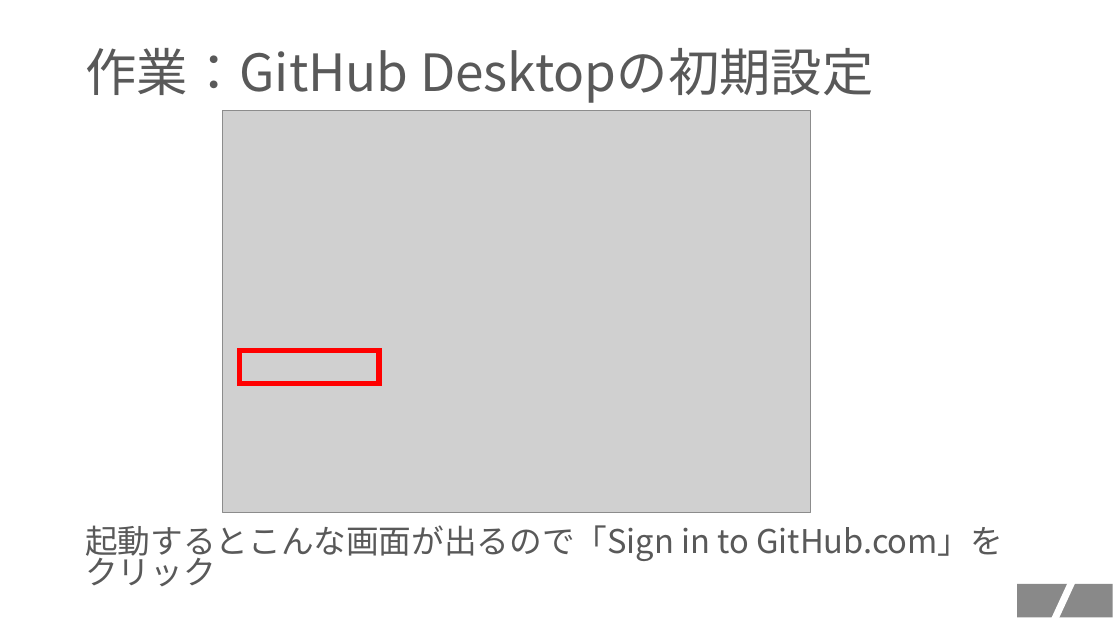
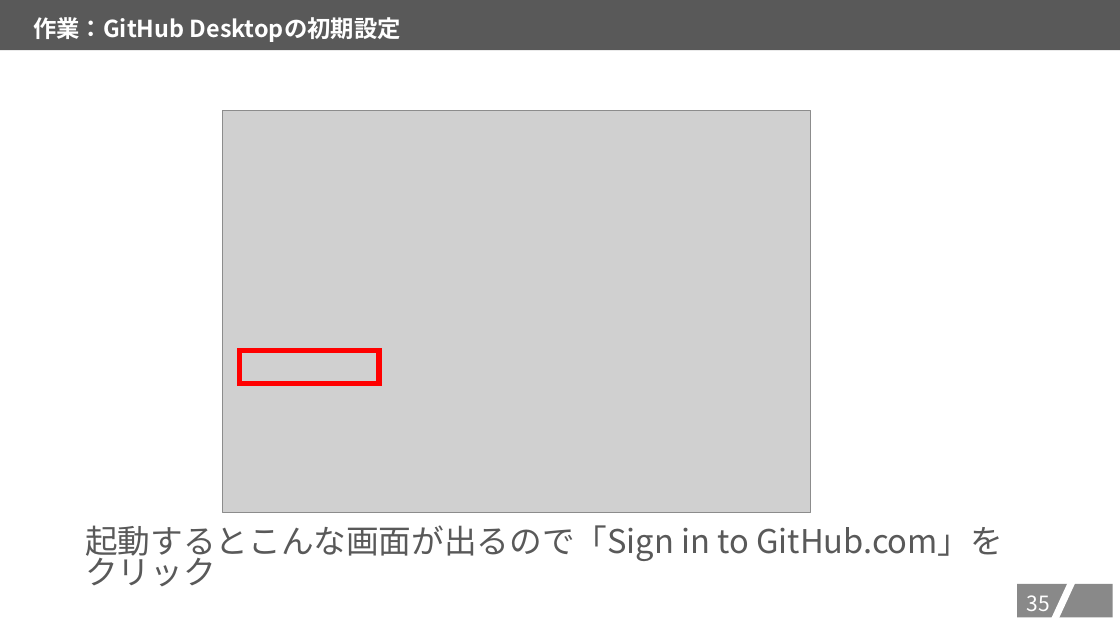
Before and after one commit to kait-takanolab/1821086_matsuo_thesis, a slide deck: slide 36 of GITHUBスタートアップ/GITHUBセットアップの会.pptx. Drawn at 1120x630 pixels with LibreOffice and Linux fonts; fonts in the diff are those of the drawing; grey boxes stand for pictures. Boxes give left, top, right and bottom in pixels: in the first picture for what was removed or moved away, otherwise in the second. Text is boxed around its words. In the diff, an @@ line names an element or a change of style, - is before the commit and + after.

```diff
--- a/GITHUBスタートアップ/GITHUBセットアップの会.pptx
+++ b/GITHUBスタートアップ/GITHUBセットアップの会.pptx
@@ rectangle "作業：GitHub Desktopの初期設定": place and size @@
-rectangle "作業：GitHub Desktopの初期設定" at [85, 48, 873, 103]
+rectangle "作業：GitHub Desktopの初期設定" at [0, 0, 1120, 50]
@@ rectangle "作業：GitHub Desktopの初期設定" at [0, 0, 1120, 50]: size 44 to 20 pt, text colour #595959 to #FFFFFF, bold on; line spacing 0.9 to 1; fill none to #595959 @@
@@ page number added at [1027, 595, 1050, 611], 18 pt, text #FFFFFF @@
+35
```
Also in this commit, not shown: 49 other slides changed.
